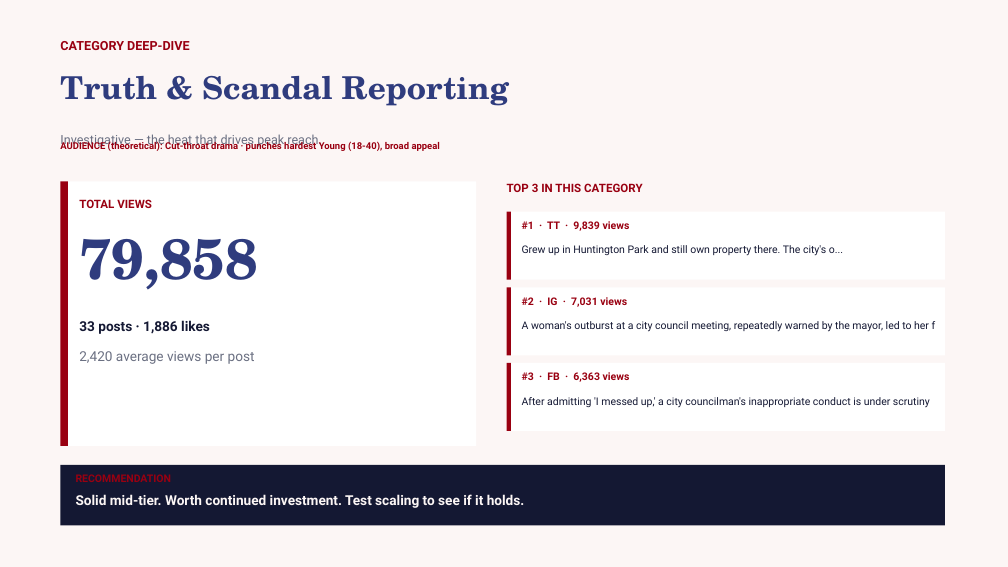
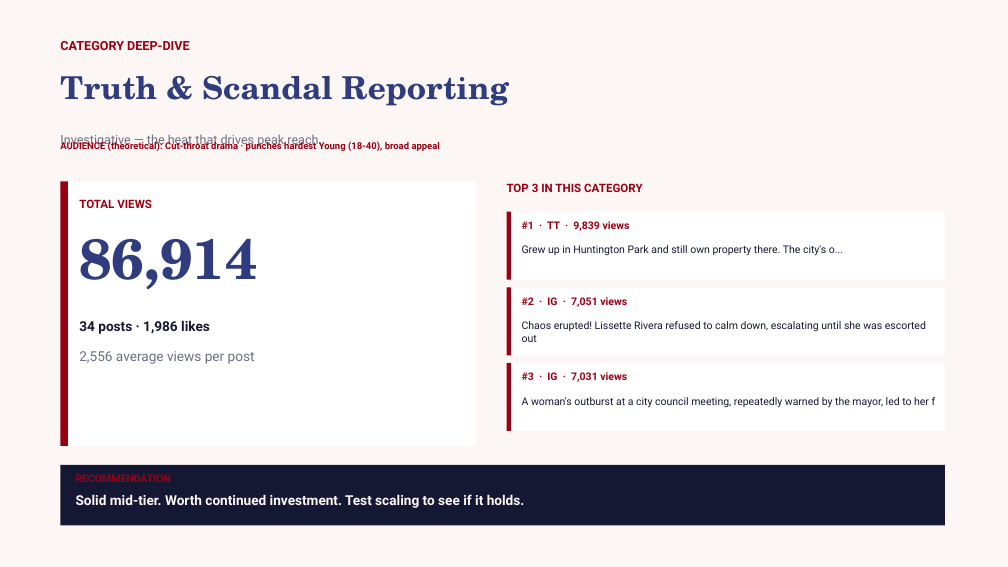
Before and after one commit to zvmmer/talking-downey-kpis, a slide deck: slide 6 of SPONSOR_CONTENT_REPORT.pptx. Drawn at 1008x567 pixels with LibreOffice and Linux fonts; fonts in the diff are those of the drawing. Boxes give left, top, right and bottom in pixels: in the first picture for what was removed or moved away, otherwise in the second. Text is boxed around its words. In the diff, an @@ line names an element or a change of style, - is before the commit and + after.

```diff
--- a/SPONSOR_CONTENT_REPORT.pptx
+++ b/SPONSOR_CONTENT_REPORT.pptx
@@ text at <box>79,239,257,290</box>: text changed @@
-79,858
+86,914
@@ text at <box>522,297,627,307</box>: text changed @@
-#2 · IG · 7,031 views
+#2 · IG · 7,051 views
@@ text at <box>79,320,210,334</box>: text changed @@
-33 posts · 1,886 likes
+34 posts · 1,986 likes
@@ text added at <box>522,321,926,342</box>, 10 pt, text #141833 @@
+Chaos erupted! Lissette Rivera refused to calm down, escalating until she was escorted out
@@ text at <box>79,351,255,364</box>: text changed @@
-2,420 average views per post
+2,556 average views per post
@@ text at <box>522,372,627,382</box>: text changed @@
-#3 · FB · 6,363 views
+#3 · IG · 7,031 views
@@ text "A woman's outburst at a ...": place and size @@
-text "A woman's outburst at a ..." at <box>522,321,936,332</box>
+text "A woman's outburst at a ..." at <box>522,397,936,408</box>
@@ text removed at <box>522,397,930,407</box> @@
-After admitting 'I messed up,' a city councilman's inappropriate conduct is under scrutiny
```
Also in this commit, not shown: 14 other slides changed, 5 other files.
